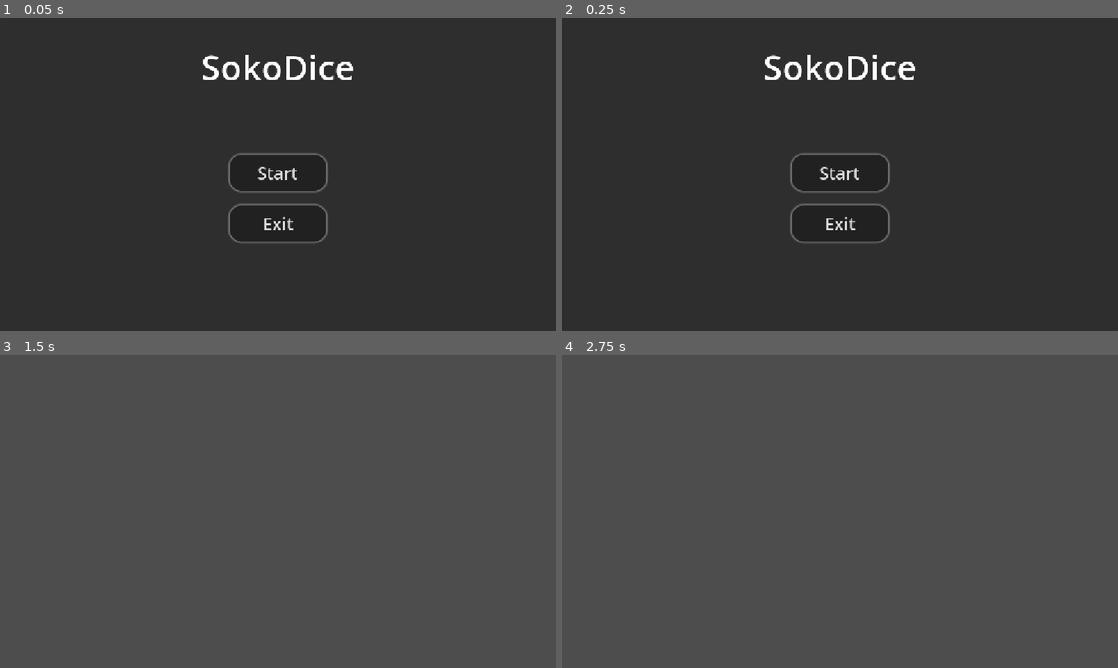
Above: before the commit, frames 1-4 (two rows, left to right).
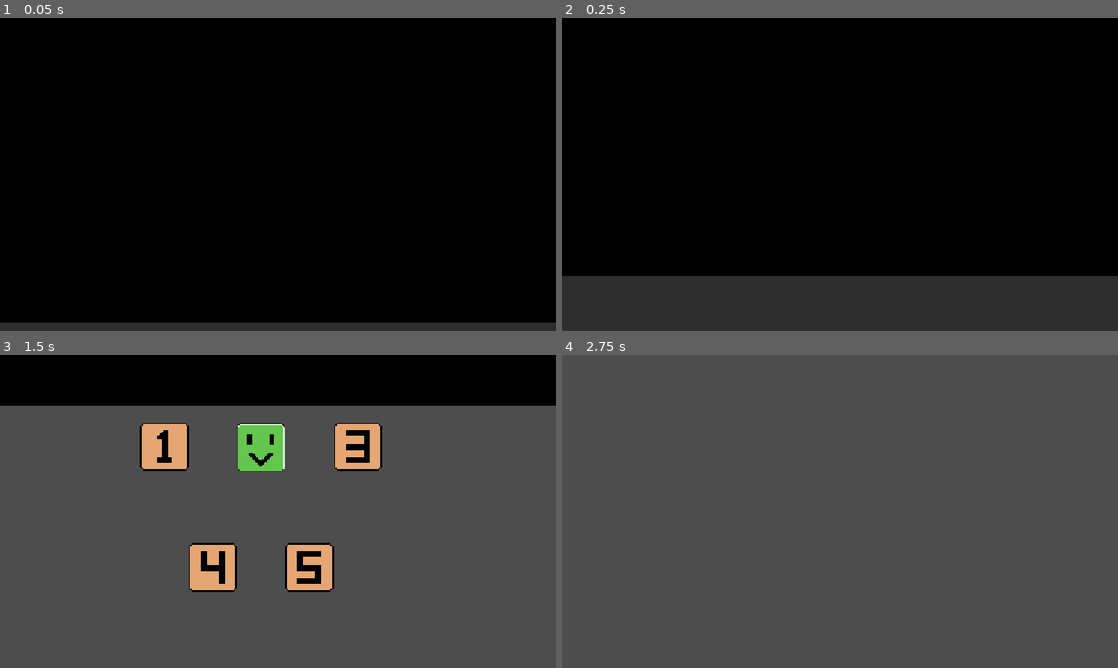
Above: after the commit, the same moments.

Repository: Tortiz-CSUF/SokoDice
Game: Godot game, scene res://Main_Menu.tscn
The game is run twice, just before and just after one commit, with the same random seed, the same clock (stepped at 60 frames per second) and the same inputs.
Inputs:
- Up to frame 1 (0.05 s): no input
- Up to frame 2 (0.25 s): no input
- Up to frame 3 (1.5 s): click "Start" at 0.5 s; tap Enter (ui_accept) at 1.25 s; hold D (move_right) from 1.28 s (still down); hold Enter (ui_accept) from 1.28 s (still down)
- Up to frame 4 (2.75 s): release D (move_right) at 2.03 s; release Enter (ui_accept) at 2.03 s; hold S (move_down) from 2.03 s (still down); tap Enter (ui_accept) at 2.1, 2.27, 2.57 s

The runs differ from the first frame. In frame 1, 97% of the frame differs, in the area x 0-100%, y 0-98%; in frame 2, 82%; in frame 3, 23%; in frame 4, nothing differs.
Error after the commit: Cannot call method 'change_scene_to_file' on a null value. (res://level_select.gd:140)

Commit message:
Level Selector fix and Scene Transition
- fixed level selector so it snaps to tiles correctly (position issue that was simple but took forever to realize)

- Adde a scene transition system to be used for level load and back tracking

Diff:
--- a/Level_Select.tscn
+++ b/Level_Select.tscn
@@ -1,8 +1,9 @@
-[gd_scene load_steps=9 format=3 uid="uid://ea838stbqp0e"]
+[gd_scene load_steps=10 format=3 uid="uid://ea838stbqp0e"]
 
 [ext_resource type="Script" uid="uid://bvgshb0woihcd" path="res://level_select.gd" id="1_55cao"]
 [ext_resource type="Texture2D" uid="uid://cyy1ysnkf3lfr" path="res://Assets/Environment/Level_tile.png" id="1_twgyq"]
 [ext_resource type="PackedScene" uid="uid://cc8ag8rb1u54s" path="res://Player_Selector.tscn" id="2_ufaj5"]
+[ext_resource type="PackedScene" uid="uid://d3va0wv5h0kok" path="res://Scene_Transition.tscn" id="4_jaj0m"]
 
 [sub_resource type="AtlasTexture" id="AtlasTexture_ufaj5"]
 atlas = ExtResource("1_twgyq")
@@ -31,12 +32,6 @@
 anchor_right = 0.5
 grow_horizontal = 2
 script = ExtResource("1_55cao")
-Main_Menu_Path = null
-lvl1 = null
-lvl2 = null
-lvl3 = null
-lvl4 = null
-lvl5 = null
 
 [node name="Title" type="Label" parent="."]
 layout_mode = 1
@@ -87,10 +82,10 @@
 custom_minimum_size = Vector2(2, 2)
 layout_mode = 1
 anchors_preset = 0
-offset_left = 47.999996
-offset_top = 95.0
-offset_right = 49.999996
-offset_bottom = 97.0
+offset_left = 49.999996
+offset_top = 52.0
+offset_right = 51.999996
+offset_bottom = 54.0
 scale = Vector2(2.5164115, 2.5158675)
 
 [node name="Level_02" type="TextureRect" parent="Level_Grid/Levels/Top Row"]
@@ -102,10 +97,10 @@
 custom_minimum_size = Vector2(2, 2)
 layout_mode = 1
 anchors_preset = 0
-offset_left = 47.999996
-offset_top = 95.0
-offset_right = 49.999996
-offset_bottom = 97.0
+offset_left = 49.999996
+offset_top = 52.0
+offset_right = 51.999996
+offset_bottom = 54.0
 scale = Vector2(2.5164115, 2.5158675)
 
 [node name="Level_03" type="TextureRect" parent="Level_Grid/Levels/Top Row"]
@@ -117,10 +112,10 @@
 custom_minimum_size = Vector2(2, 2)
 layout_mode = 1
 anchors_preset = 0
-offset_left = 47.999996
-offset_top = 95.0
-offset_right = 49.999996
-offset_bottom = 97.0
+offset_left = 49.999996
+offset_top = 52.0
+offset_right = 51.999996
+offset_bottom = 54.0
 scale = Vector2(2.5164115, 2.5158675)
 
 [node name="Botom Row" type="HBoxContainer" parent="Level_Grid/Levels"]
@@ -137,10 +132,10 @@
 custom_minimum_size = Vector2(2, 2)
 layout_mode = 1
 anchors_preset = 0
-offset_left = 47.999996
-offset_top = 95.0
-offset_right = 49.999996
-offset_bottom = 97.0
+offset_left = 49.999996
+offset_top = 52.0
+offset_right = 51.999996
+offset_bottom = 54.0
 scale = Vector2(2.5164115, 2.5158675)
 
 [node name="Level_05" type="TextureRect" parent="Level_Grid/Levels/Botom Row"]
@@ -152,10 +147,10 @@
 custom_minimum_size = Vector2(2, 2)
 layout_mode = 1
 anchors_preset = 0
-offset_left = 47.999996
-offset_top = 95.0
-offset_right = 49.999996
-offset_bottom = 97.0
+offset_left = 49.999996
+offset_top = 52.0
+offset_right = 51.999996
+offset_bottom = 54.0
 scale = Vector2(2.5164115, 2.5158675)
 
 [node name="Selector" type="Control" parent="."]
@@ -168,3 +163,11 @@
 
 [node name="Player_Level_Selector" parent="Selector" instance=ExtResource("2_ufaj5")]
 layout_mode = 0
+
+[node name="Scene_Transition" parent="." instance=ExtResource("4_jaj0m")]
+
+[node name="Control" type="Control" parent="."]
+visible = false
+anchors_preset = 0
+offset_right = 40.0
+offset_bottom = 40.0
--- a/Main_Menu.tscn
+++ b/Main_Menu.tscn
@@ -1,6 +1,7 @@
-[gd_scene load_steps=3 format=3 uid="uid://b7x3fu24ji87j"]
+[gd_scene load_steps=4 format=3 uid="uid://b7x3fu24ji87j"]
 
 [ext_resource type="Script" uid="uid://bmbvey3732ww5" path="res://main_menu.gd" id="1_m625n"]
+[ext_resource type="PackedScene" uid="uid://d3va0wv5h0kok" path="res://Scene_Transition.tscn" id="2_wugcc"]
 
 [sub_resource type="StyleBoxFlat" id="StyleBoxFlat_wugcc"]
 bg_color = Color(0.12955844, 0.1295585, 0.12955838, 1)
@@ -74,5 +75,7 @@
 text = "Exit
 "
 
+[node name="Scene_Transition" parent="." instance=ExtResource("2_wugcc")]
+
 [connection signal="pressed" from="Menu_Options/Start Button" to="." method="_on_start_button_pressed"]
 [connection signal="pressed" from="Menu_Options/Exit Button" to="." method="_on_exit_button_pressed"]
--- a/Player_Selector.tscn
+++ b/Player_Selector.tscn
@@ -177,7 +177,6 @@
 script = ExtResource("1_nqq1i")
 
 [node name="AnimatedSprite2D" type="AnimatedSprite2D" parent="."]
-position = Vector2(100, 100)
 scale = Vector2(2.5, 2.5)
 sprite_frames = SubResource("SpriteFrames_47wu6")
 animation = &"strafe"
--- /dev/null
+++ b/Scene_Transition.tscn
@@ -0,0 +1,113 @@
+[gd_scene load_steps=6 format=3 uid="uid://d3va0wv5h0kok"]
+
+[ext_resource type="Script" uid="uid://cegagnj1h7n6h" path="res://scene_transition.gd" id="1_36olp"]
+
+[sub_resource type="Animation" id="Animation_cdhai"]
+resource_name = "swipe_down"
+tracks/0/type = "value"
+tracks/0/imported = false
+tracks/0/enabled = true
+tracks/0/path = NodePath(".:position")
+tracks/0/interp = 1
+tracks/0/loop_wrap = true
+tracks/0/keys = {
+"times": PackedFloat32Array(0, 1),
+"transitions": PackedFloat32Array(1, 1),
+"update": 0,
+"values": [Vector2(0, -648), Vector2(0, 0)]
+}
+tracks/1/type = "value"
+tracks/1/imported = false
+tracks/1/enabled = true
+tracks/1/path = NodePath(".:rotation")
+tracks/1/interp = 1
+tracks/1/loop_wrap = true
+tracks/1/keys = {
+"times": PackedFloat32Array(0, 1),
+"transitions": PackedFloat32Array(1, 1),
+"update": 0,
+"values": [0.0, 0.0]
+}
+
+[sub_resource type="Animation" id="Animation_wbgtx"]
+resource_name = "swipe_up"
+tracks/0/type = "value"
+tracks/0/imported = false
+tracks/0/enabled = true
+tracks/0/path = NodePath(".:position")
+tracks/0/interp = 1
+tracks/0/loop_wrap = true
+tracks/0/keys = {
+"times": PackedFloat32Array(0, 1),
+"transitions": PackedFloat32Array(1, 1),
+"update": 0,
+"values": [Vector2(0, 0), Vector2(0, -648)]
+}
+tracks/1/type = "value"
+tracks/1/imported = false
+tracks/1/enabled = true
+tracks/1/path = NodePath(".:rotation")
+tracks/1/interp = 1
+tracks/1/loop_wrap = true
+tracks/1/keys = {
+"times": PackedFloat32Array(0, 1),
+"transitions": PackedFloat32Array(1, 1),
+"update": 0,
+"values": [0.0, 0.0]
+}
+
+[sub_resource type="Animation" id="Animation_uq55u"]
+length = 0.001
+tracks/0/type = "value"
+tracks/0/imported = false
+tracks/0/enabled = true
+tracks/0/path = NodePath(".:position")
+tracks/0/interp = 1
+tracks/0/loop_wrap = true
+tracks/0/keys = {
+"times": PackedFloat32Array(0),
+"transitions": PackedFloat32Array(1),
+"update": 0,
+"values": [Vector2(0, -648)]
+}
+tracks/1/type = "value"
+tracks/1/imported = false
+tracks/1/enabled = true
+tracks/1/path = NodePath(".:rotation")
+tracks/1/interp = 1
+tracks/1/loop_wrap = true
+tracks/1/keys = {
+"times": PackedFloat32Array(0),
+"transitions": PackedFloat32Array(1),
+"update": 0,
+"values": [0.0]
+}
+
+[sub_resource type="AnimationLibrary" id="AnimationLibrary_iducn"]
+_data = {
+&"RESET": SubResource("Animation_uq55u"),
+&"swipe_down": SubResource("Animation_cdhai"),
+&"swipe_up": SubResource("Animation_wbgtx")
+}
+
+[node name="Scene_Transition" type="CanvasLayer"]
+script = ExtResource("1_36olp")
+transition_speed = 0.75
+
+[node name="Curtain" type="ColorRect" parent="."]
+anchors_preset = 15
+anchor_right = 1.0
+anchor_bottom = 1.0
+offset_top = -648.0
+offset_bottom = -648.0
+grow_horizontal = 2
+grow_vertical = 2
+size_flags_horizontal = 3
+size_flags_vertical = 3
+mouse_filter = 2
+color = Color(0, 0, 0, 1)
+
+[node name="Animator" type="AnimationPlayer" parent="Curtain"]
+libraries = {
+&"": SubResource("AnimationLibrary_iducn")
+}
--- a/level_select.gd
+++ b/level_select.gd
@@ -21,6 +21,9 @@
 var selected_index: int = 0
 var is_moving: bool = false
 var level_paths: Array[String] = []
+
+# Level Transition
+@onready var transition = $Scene_Transition
 
 func _ready() -> void:
 	level_paths = [lvl1, lvl2, lvl3, lvl4, lvl5]
@@ -130,9 +133,10 @@
 	level_selector.play_idle()
 
 func get_tile_position(tile: Control) -> Vector2:
-	return tile.get_global_rect().position
+	return tile.global_position
 
 func load_selected_level() -> void:
+	await transition.swipe_down()
 	get_tree().change_scene_to_file(level_paths[selected_index])
 
 func go_back_to_main_menu() -> void:
--- a/main_menu.gd
+++ b/main_menu.gd
@@ -2,11 +2,11 @@
 
 @export var Level_Select_Path: String = "res://Level_Select.tscn"
 
-
 # Called when the node enters the scene tree for the first time.
 func _ready() -> void:
-	pass # Intentionally passed
-
+	# Scene Transition
+	var transition = $Scene_Transition
+	await transition.swipe_up()
 
 
 func _on_start_button_pressed() -> void:
--- /dev/null
+++ b/scene_transition.gd
@@ -0,0 +1,20 @@
+extends CanvasLayer
+
+@export var transition_speed: float = 1.0
+
+@onready var animator: AnimationPlayer = $Curtain/Animator
+@onready var curtain: ColorRect = $Curtain
+
+func _ready() -> void:
+	# must exist out of frame
+	curtain.position.y = -get_viewport().size.y
+
+func swipe_down():
+	animator.speed_scale = transition_speed
+	animator.play("swipe_down")
+	await animator.animation_finished
+
+func swipe_up():
+	animator.speed_scale = transition_speed
+	animator.play("swipe_up")
+	await animator.animation_finished
Not shown, added: scene_transition.gd.uid
